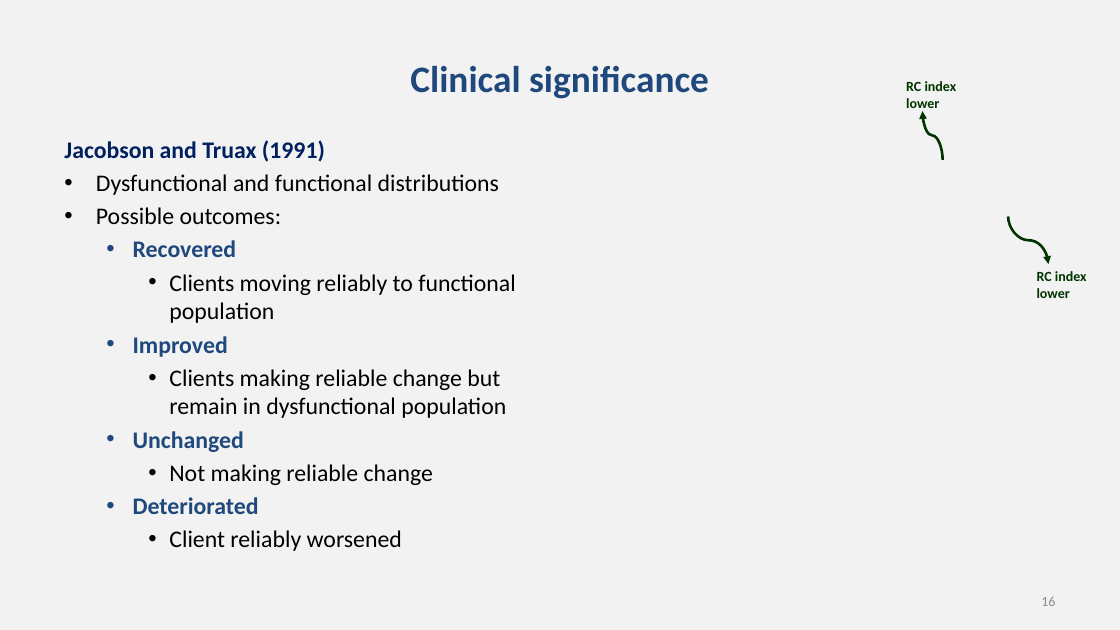
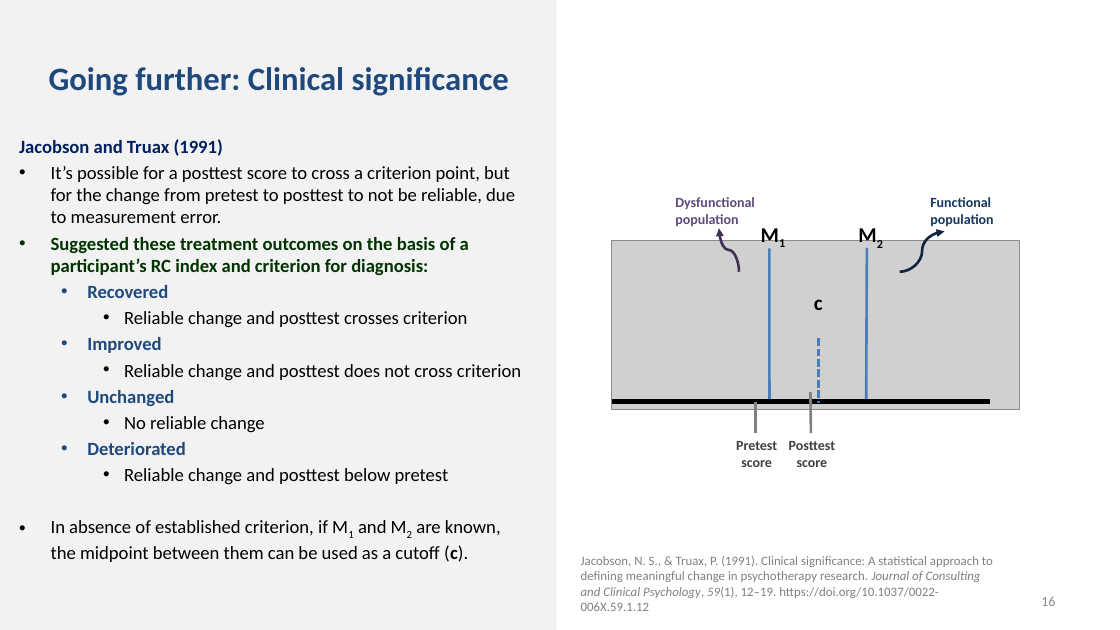
Before and after one commit to chrisjberry/datafluencyCB, a slide deck: slide 16 of docs/slides/PSYC753_L7_PrePostData.pptx. Drawn at 1120x630 pixels with LibreOffice and Linux fonts; fonts in the diff are those of the drawing; grey boxes stand for pictures. Boxes give left, top, right and bottom in pixels: in the first picture for what was removed or moved away, otherwise in the second. Text is boxed around its words. In the diff, an @@ line names an element or a change of style, - is before the commit and + after.

```diff
--- a/docs/slides/PSYC753_L7_PrePostData.pptx
+++ b/docs/slides/PSYC753_L7_PrePostData.pptx
@@ rectangle added at box(557, 0, 1120, 630), fill #FFFFFF @@
@@ title at box(49, 67, 509, 96): text changed; size 32 to 28 pt @@
-Clinical significance
+Going further: Clinical significance
@@ text removed at box(906, 81, 957, 112) @@
-RC index lower
@@ text "Jacobson and Truax (1991)": place and size @@
-text "Jacobson and Truax (1991)" at box(64, 140, 515, 551)
+text "Jacobson and Truax (1991)" at box(19, 139, 521, 562)
@@ text at box(19, 139, 223, 455): size 20.4 to 16 pt in "Jacobson and Truax (1991)", "Recovered", "Improved", "Unchanged" and 1 more places @@
@@ text at box(51, 166, 515, 275): text changed; size 20.4 to 16 pt @@
-• Dysfunctional and functional distributions
-• Possible outcomes:
+• It’s possible for a posttest score to cross a criterion point, but for the change from pretest to posttest to not be reliable, due to measurement error.
+• Suggested these treatment outcomes on the basis of a participant’s RC index and criterion for diagnosis:
@@ text added at box(675, 197, 755, 226), 12 pt, text #604A7B, bold @@
+Dysfunctional
+population
@@ text added at box(930, 197, 993, 227), 12 pt, text #17375E, bold @@
+Functional
+population
@@ curved arrow moved from (943, 160) - (923, 111) to (739, 272) - (719, 229) @@
@@ curved arrow (739, 272) - (719, 229): stroke #003300 2.25 pt to #403152 2.25 pt @@
@@ text added at box(753, 217, 803, 250), 18 pt, text #000000, bold @@
+M1
@@ text added at box(850, 218, 901, 251), 18 pt, text #000000, bold @@
+M2
@@ curved arrow moved from (1008, 217) - (1049, 264) to (900, 272) - (944, 232) @@
@@ curved arrow (900, 272) - (944, 232): stroke #003300 2.25 pt to #0F243E 2.25 pt @@
@@ picture added at box(612, 241, 1019, 409) @@
@@ line added from (770, 249) to (770, 402), #4B7EBC 2.25 pt @@
@@ line added from (867, 248) to (866, 401), #4B7EBC 2.25 pt @@
@@ text added at box(814, 299, 823, 310), 18 pt, text #000000, bold @@
+c
@@ text removed at box(1037, 271, 1087, 298) @@
-RC index lower
@@ text at box(124, 311, 467, 328): text changed; size 20.4 to 16 pt @@
-    • Clients moving reliably to functional population
+    • Reliable change and posttest crosses criterion
@@ line added from (819, 339) to (819, 403), #4B7EBC 2.25 pt dashed @@
@@ text at box(124, 364, 521, 381): text changed; size 20.4 to 16 pt @@
-    • Clients making reliable change but remain in dysfunctional population
+    • Reliable change and posttest does not cross criterion
@@ text at box(124, 416, 265, 432): text changed; size 20.4 to 16 pt @@
-    • Not making reliable change
+    • No reliable change
@@ line added from (612, 402) to (990, 402), #000000 4.5 pt @@
@@ line added from (755, 402) to (755, 434), #808080 2.25 pt @@
@@ line added from (811, 392) to (811, 434), #808080 2.25 pt @@
@@ text added at box(736, 441, 777, 467), 12 pt, text #404040, bold @@
+Pretest
+score
@@ text added at box(789, 441, 835, 467), 12 pt, text #404040, bold @@
+Posttest
+score
@@ text at box(51, 468, 501, 562): text changed; size 20.4 to 16 pt @@
-    • Client reliably worsened
+    • Reliable change and posttest below pretest
+• In absence of established criterion, if M1 and M2 are known, the midpoint between them can be used as a cutoff (c).
@@ text added at box(581, 556, 993, 611), 11 pt, text #808080 @@
+Jacobson, N. S., & Truax, P. (1991). Clinical significance: A statistical approach to defining meaningful change in psychotherapy research. Journal of Consulting and Clinical Psychology, 59(1), 12–19. https://doi.org/10.1037/0022-006X.59.1.12
```
Also in this commit, not shown: 5 other slides changed.
